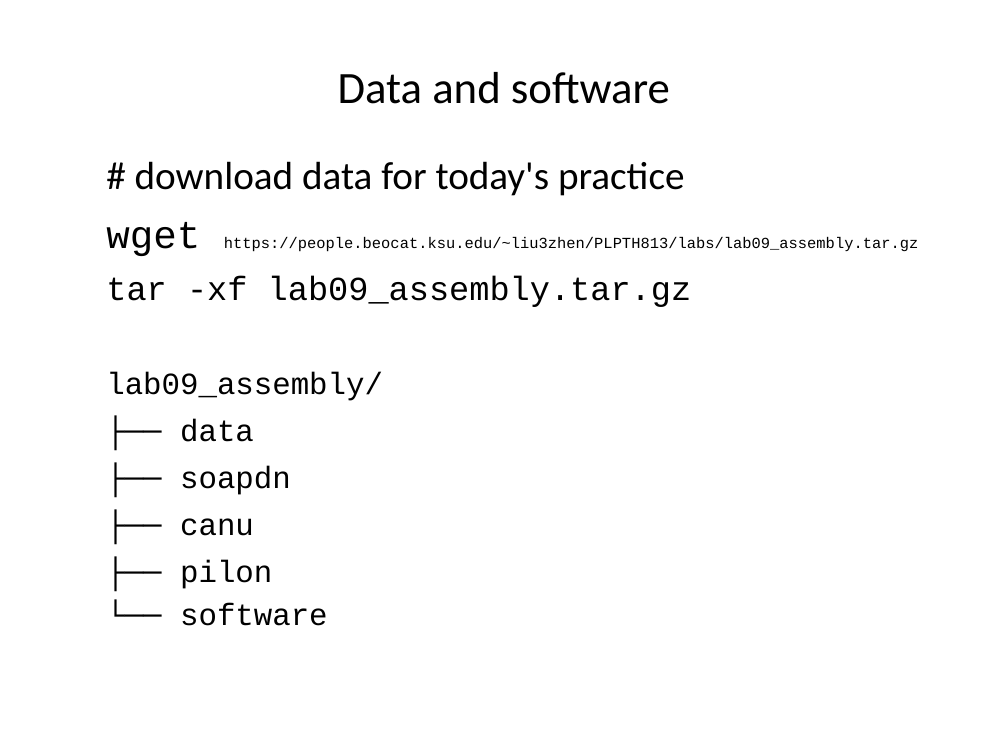
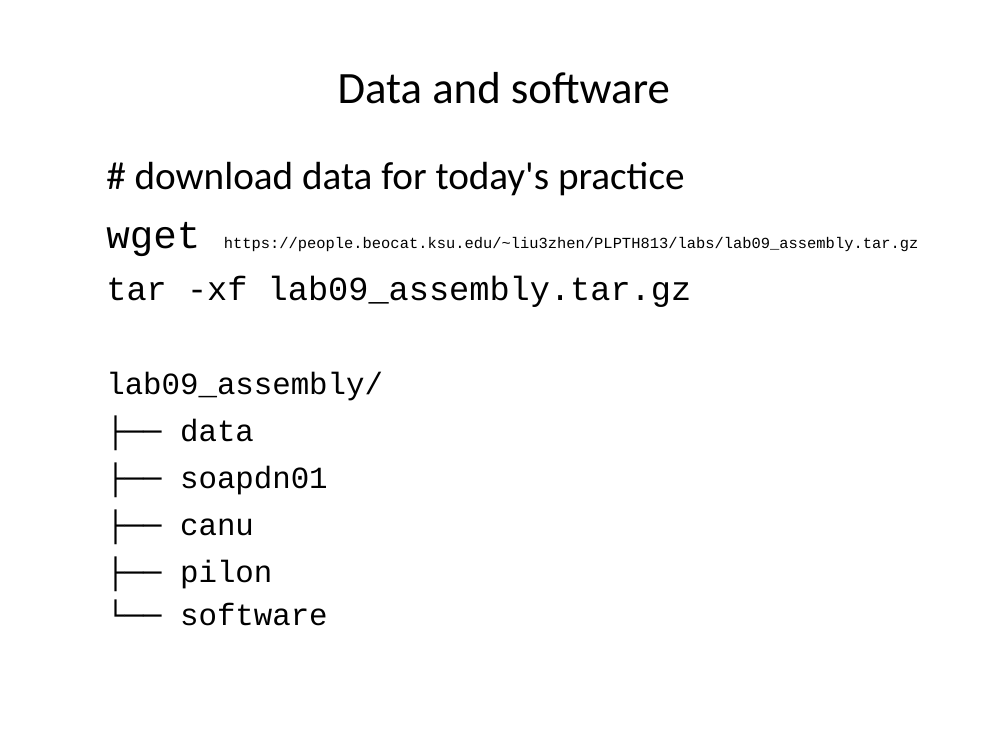
Before and after one commit to liu3zhenlab/teaching, a slide deck: slide 3 of PLPTH813Bioinformatis/2023/labs/lab09_assembly.pptx. Drawn at 1008x756 pixels with LibreOffice and Linux fonts; fonts in the diff are those of the drawing. Boxes give left, top, right and bottom in pixels: in the first picture for what was removed or moved away, otherwise in the second. Text is boxed around its words. In the diff, an @@ line names an element or a change of style, - is before the commit and + after.

```diff
--- a/PLPTH813Bioinformatis/2023/labs/lab09_assembly.pptx
+++ b/PLPTH813Bioinformatis/2023/labs/lab09_assembly.pptx
@@ text at <box>180,466,328,495</box>: text changed @@
-├── soapdn
+├── soapdn01
```
Also in this commit, not shown: 4 other slides changed, 2 other files.
